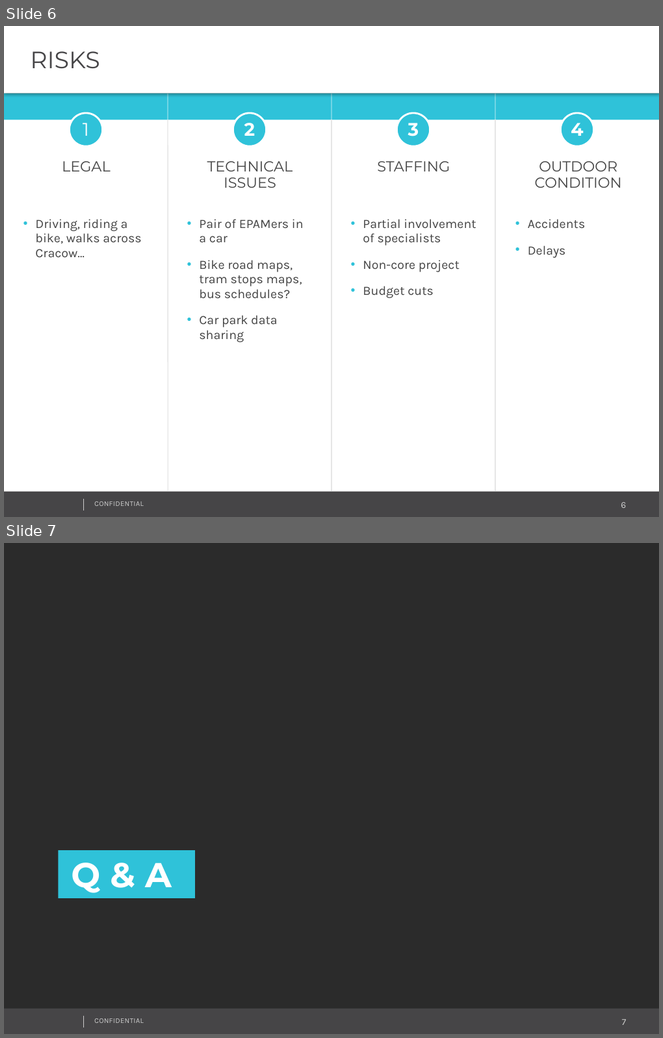
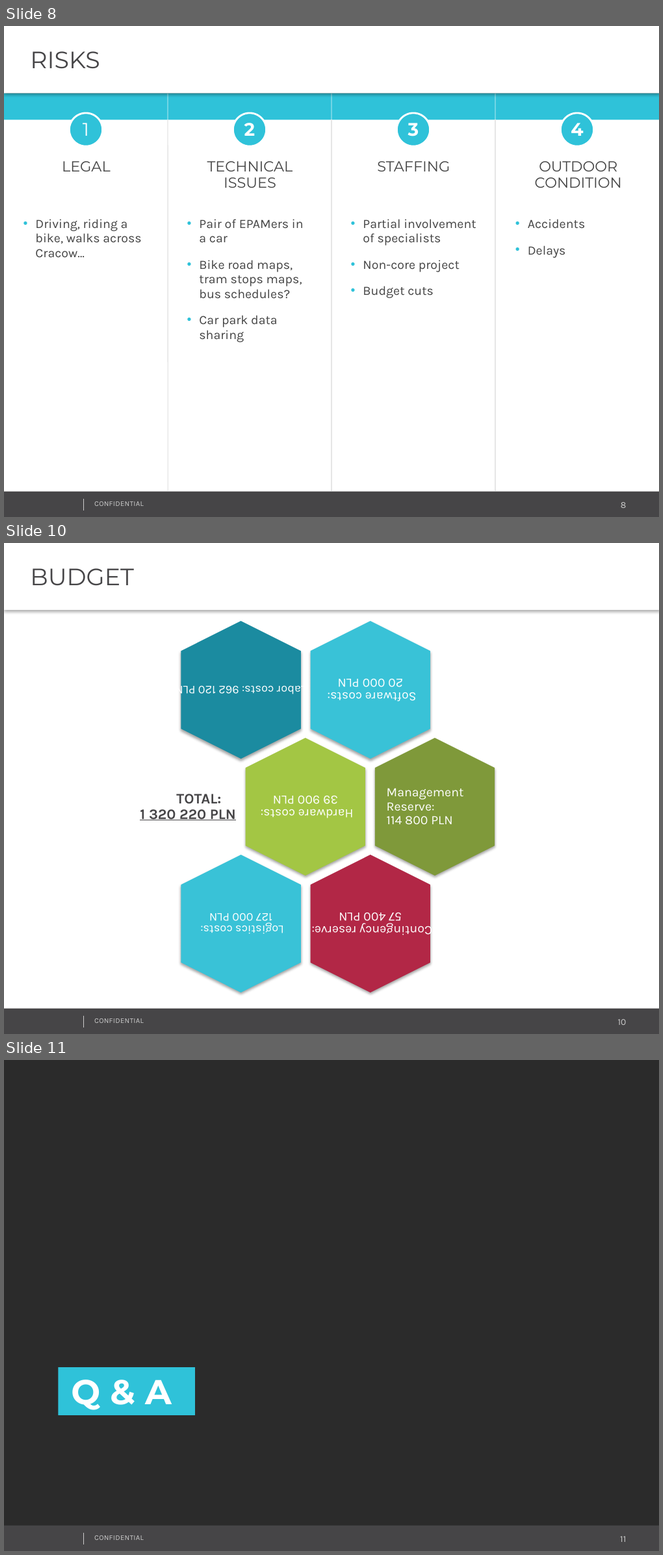
Before and after one commit to piotrcierpich/itm, a slide deck: Greepam_presentation.pptx. Shown one above the other, each under a label of ours: slides 6 and 7 before the commit, slides 8, 10 and 11 after it; the slides between them are not shown. The pictures are 663x1038 and 663x1555 pixels, drawn with LibreOffice and Linux fonts; fonts in the diff are those of the drawing; background and template pictures are left out; a plain dark background stands for a picture behind light text. Boxes give left, top, right and bottom in pixels: in the first picture for what was removed or moved away, otherwise in the second. Text is boxed around its words. In the diff, an @@ line names an element or a change of style, - is before the commit and + after.

```diff
--- a/Greepam_presentation.pptx
+++ b/Greepam_presentation.pptx
@@ slide 10 added at box(4, 543, 659, 1034), background #FFFFFF; not listed: 4 template elements that a slide beside it also shows @@
@@ text added at box(4, 543, 659, 610), fill #FFFFFF, 26 pt, text #464547 @@
+BUDGET
@@ group added at box(140, 621, 495, 993): 7 texts, 6 hexagons @@
+Software costs:
+20 000 PLN
+Labor costs: 962 120 PLN
+Hardware costs:
+39 900 PLN
+TOTAL:
+1 320 220 PLN
+Contingency reserve:
+57 400 PLN
+Management
+Reserve:
+114 800 PLN
+Logistics costs:
+127 000 PLN
@@ what was slide 6 is now slide 8 @@
@@ what was slide 7 is now slide 11 @@
@@ page number at box(620, 1536, 626, 1542): text changed @@
-7
+11
```
Also in this commit, not shown: 2 slides changed, 3 other slides added.
